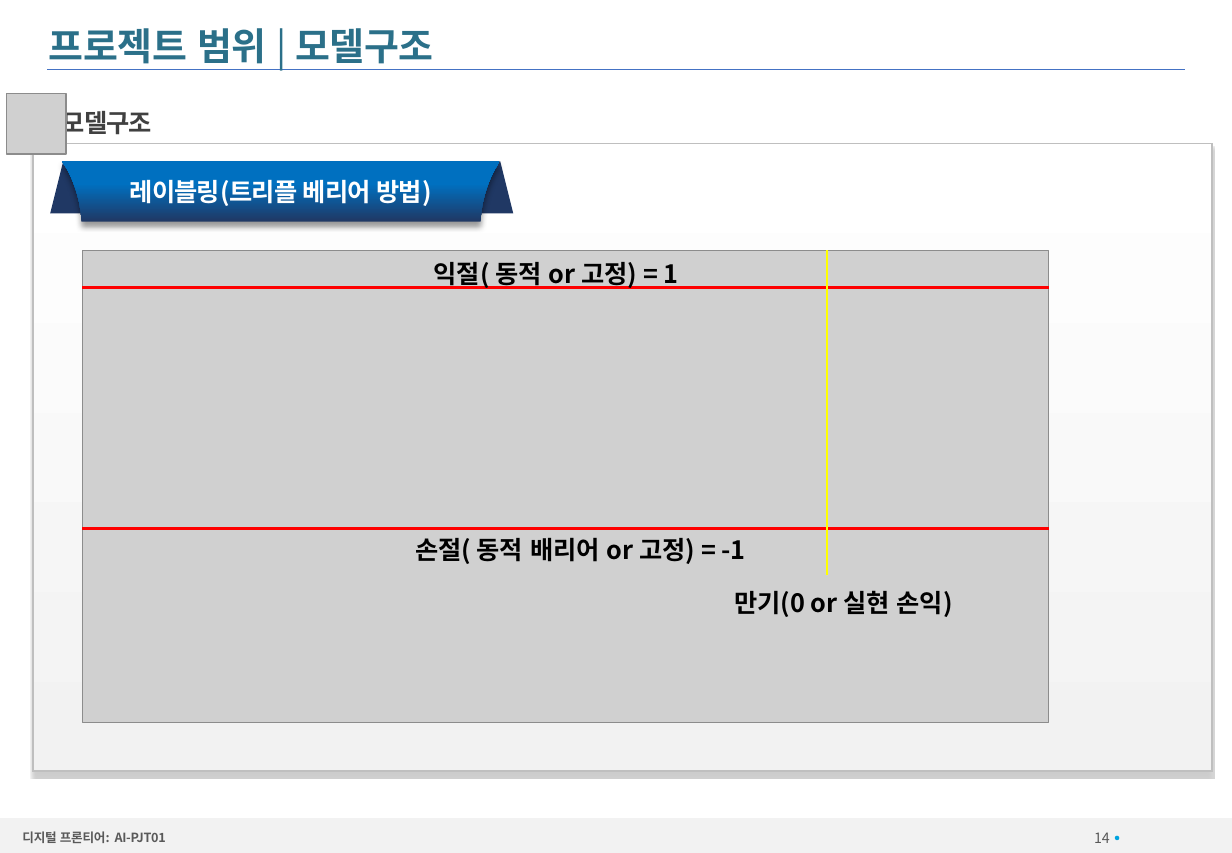
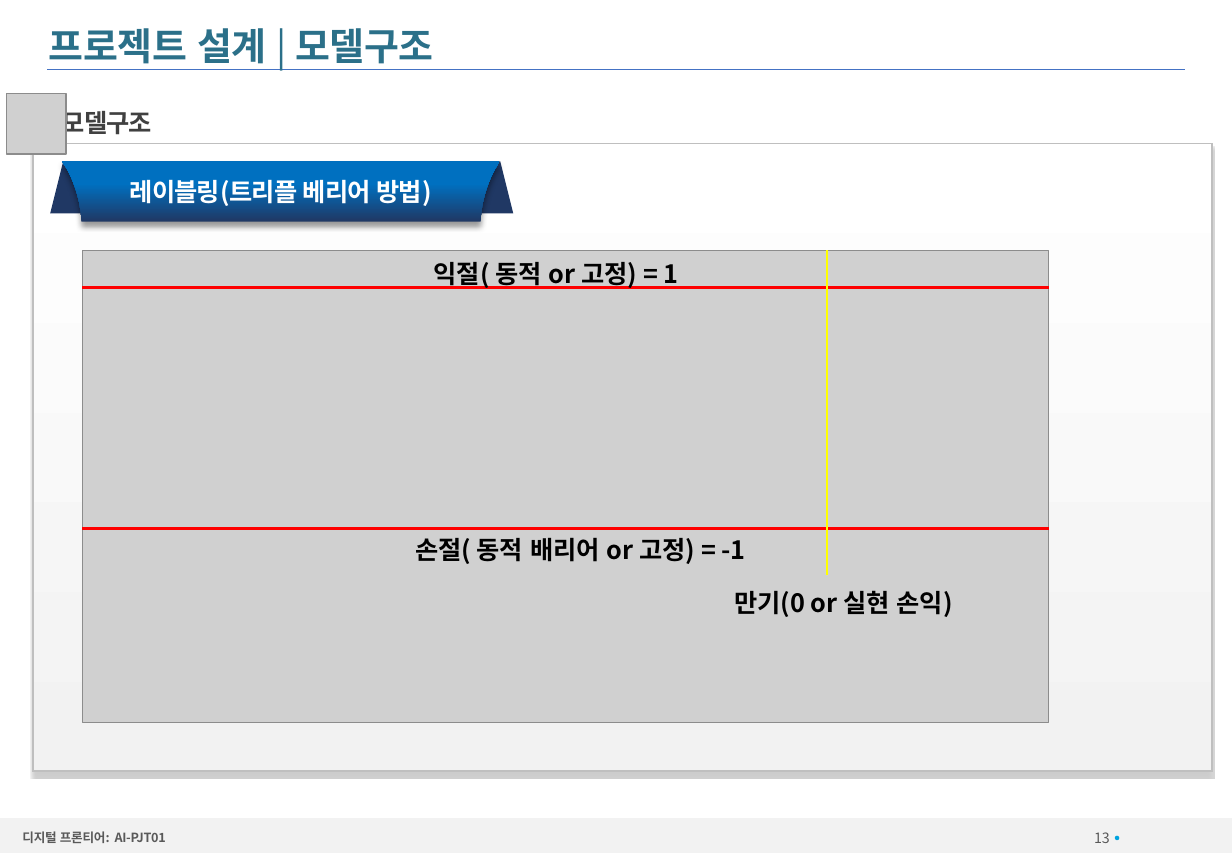
Before and after one commit to chaegon/DigitalFrontier, a slide deck: slide 13 of 산출물/AI3팀_펀더멘탈 분석을 통한 주식 추천 서비스_착수보고서.pptx (slide 14 before the commit). Drawn at 1232x853 pixels with LibreOffice and Linux fonts; fonts in the diff are those of the drawing; grey boxes stand for pictures; background and template pictures are left out. Boxes give left, top, right and bottom in pixels: in the first picture for what was removed or moved away, otherwise in the second. Text is boxed around its words. In the diff, an @@ line names an element or a change of style, - is before the commit and + after.

```diff
--- a/산출물/AI3팀_펀더멘탈 분석을 통한 주식 추천 서비스_착수보고서.pptx
+++ b/산출물/AI3팀_펀더멘탈 분석을 통한 주식 추천 서비스_착수보고서.pptx
@@ title at (x1=49, y1=28, x2=434, y2=70): text changed @@
-프로젝트 범위 | 모델구조
+프로젝트 설계 | 모델구조
@@ page number at (x1=1094, y1=832, x2=1110, y2=843): text changed @@
-14
+13
```
Also in this commit, not shown: 11 other slides changed.
